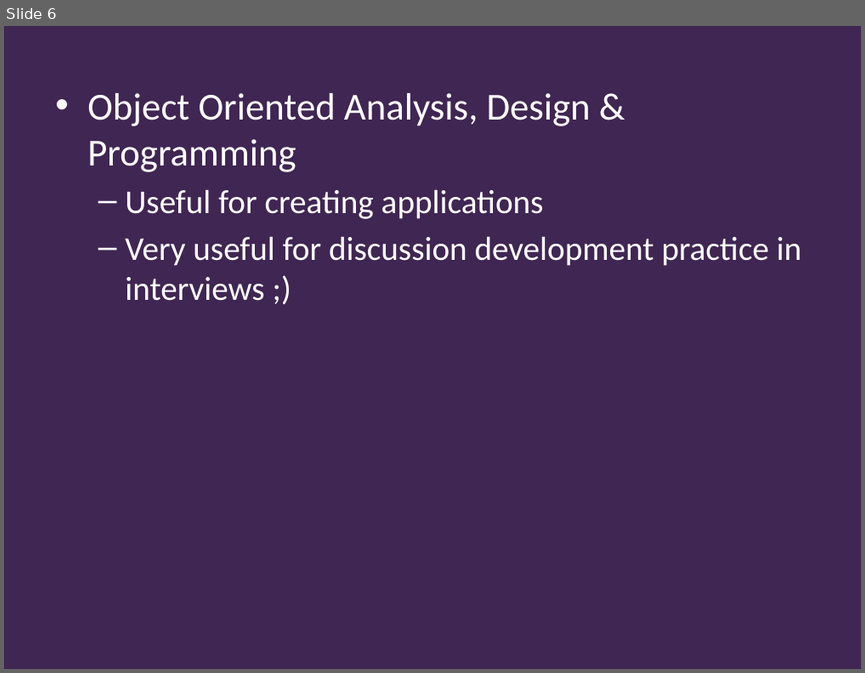
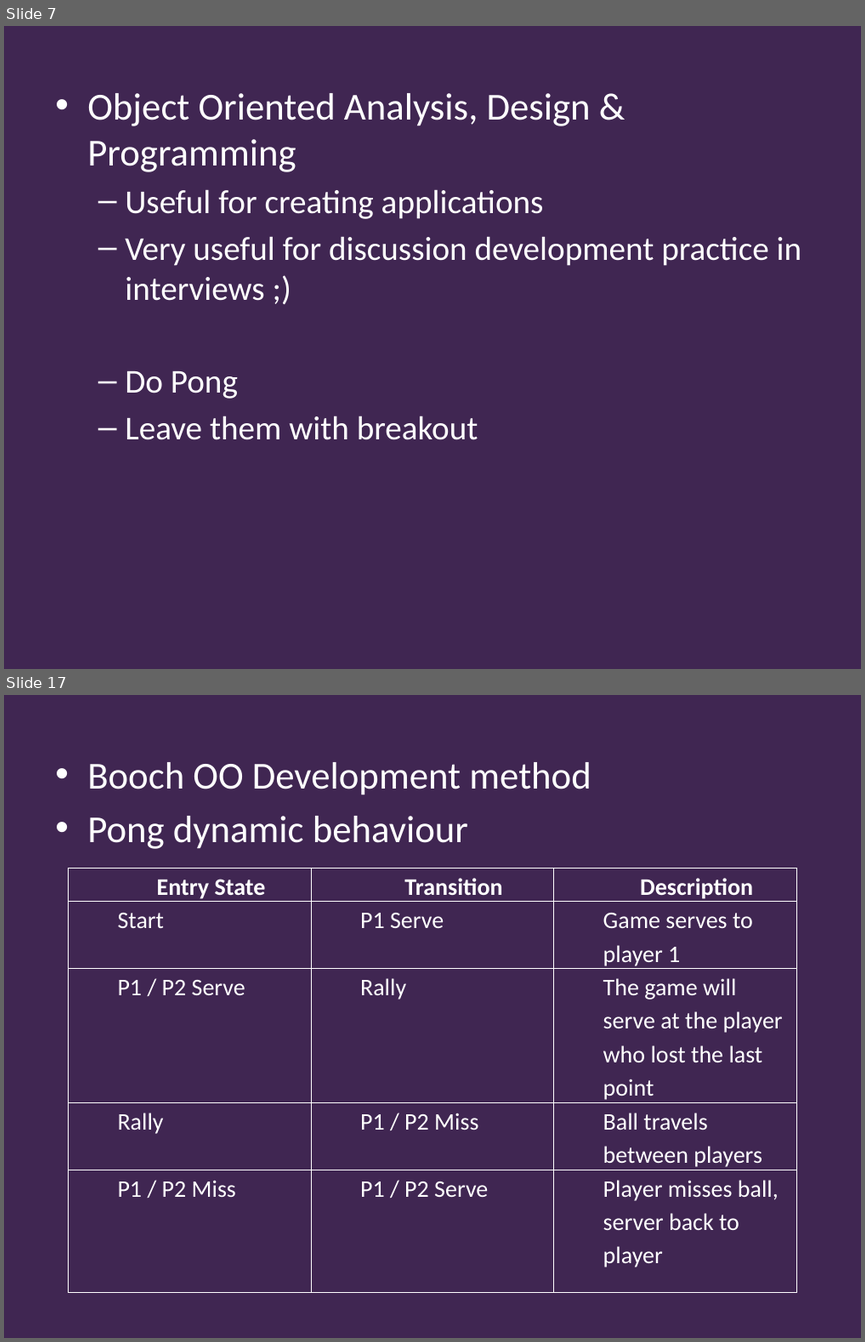
Before and after one commit to Falmouth-Games-Academy/ba-course-materials, a slide deck: GAM340/05/programming/2019-20-GAM340-05-programming-workshop.pptx. Shown one above the other, each under a label of ours: slide 6 before the commit, slides 7 and 17 after it; the slides between them are not shown. The pictures are 865x673 and 865x1342 pixels, drawn with LibreOffice and Linux fonts; fonts in the diff are those of the drawing; background and template pictures are left out. Boxes give left, top, right and bottom in pixels: in the first picture for what was removed or moved away, otherwise in the second. Text is boxed around its words. In the diff, an @@ line names an element or a change of style, - is before the commit and + after.

Commit message:
GA<340W5-pong WiP

```diff
--- a/GAM340/05/programming/2019-20-GAM340-05-programming-workshop.pptx
+++ b/GAM340/05/programming/2019-20-GAM340-05-programming-workshop.pptx
@@ slide 17 added at (4, 695, 861, 1338), background #402652 @@
@@ text added at (87, 762, 591, 849), 32 pt, text #FFFFFF @@
+• Booch OO Development method
+• Pong dynamic behaviour
@@ table added at (69, 868, 795, 1278), 5 rows, 3 columns @@
+Entry State | Transition | Description
+Start | P1 Serve | Game serves to player 1
+P1 / P2 Serve | Rally | The game will serve at the player who lost the last point
+Rally | P1 / P2 Miss | Ball travels between players
+P1 / P2 Miss | P1 / P2 Serve | Player misses ball, server back to player
@@ what was slide 6 is now slide 7 @@
@@ slide 7 changed as well @@
@@ text at (125, 371, 478, 440): paragraphs added @@
+  – Do Pong
+  – Leave them with breakout
```
Also in this commit, not shown: 1 other slide changed, 12 other slides added, 18 other files.
